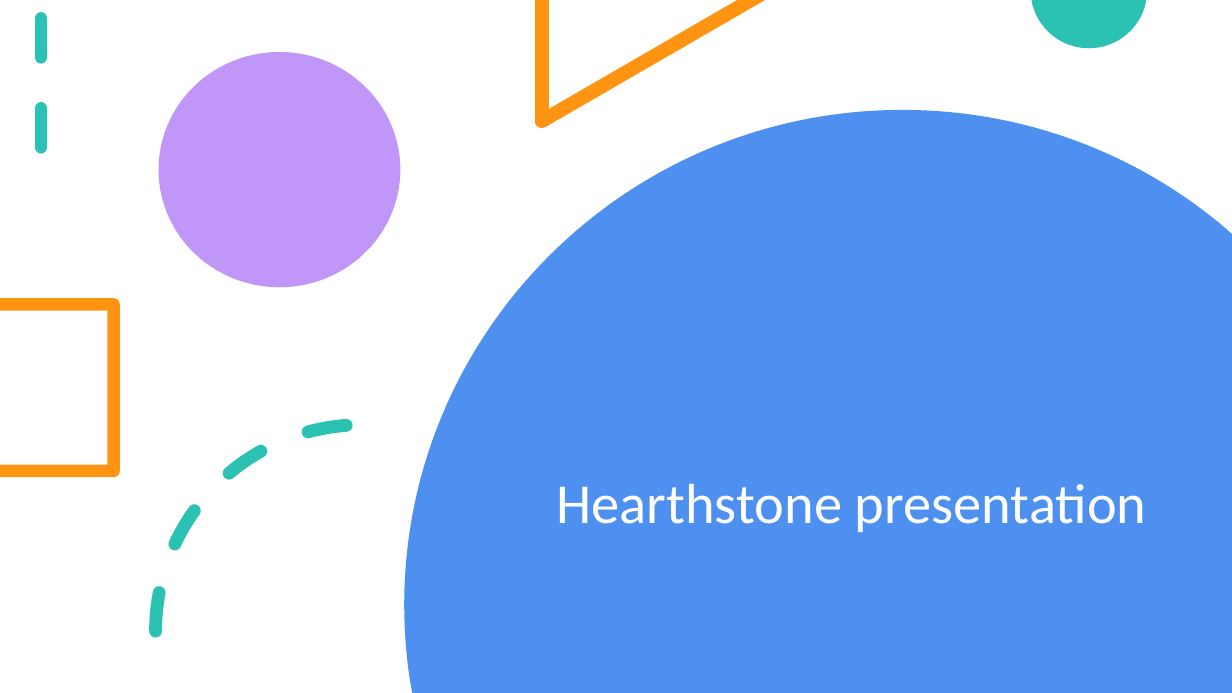
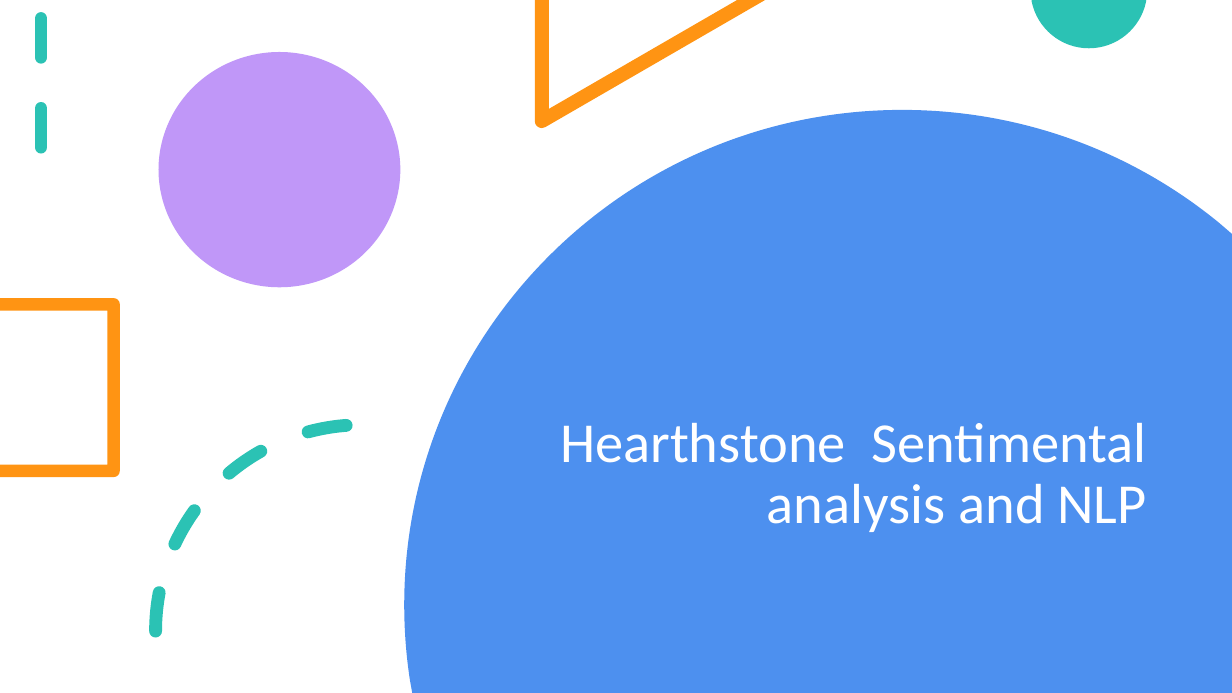
Before and after one commit to Marinasel86/Ironhack-Final-project-Hearthstone-cards-NLP, a slide deck: slide 1 of presentation.pptx. Drawn at 1232x693 pixels with LibreOffice and Linux fonts; fonts in the diff are those of the drawing. Boxes give left, top, right and bottom in pixels: in the first picture for what was removed or moved away, otherwise in the second. Text is boxed around its words. In the diff, an @@ line names an element or a change of style, - is before the commit and + after.

```diff
--- a/presentation.pptx
+++ b/presentation.pptx
@@ title at bbox=[560, 423, 1146, 532]: text changed @@
-Hearthstone presentation
+Hearthstone Sentimental analysis and NLP
```
Also in this commit, not shown: 2 other slides changed, 1 slide added, 2 other files.
